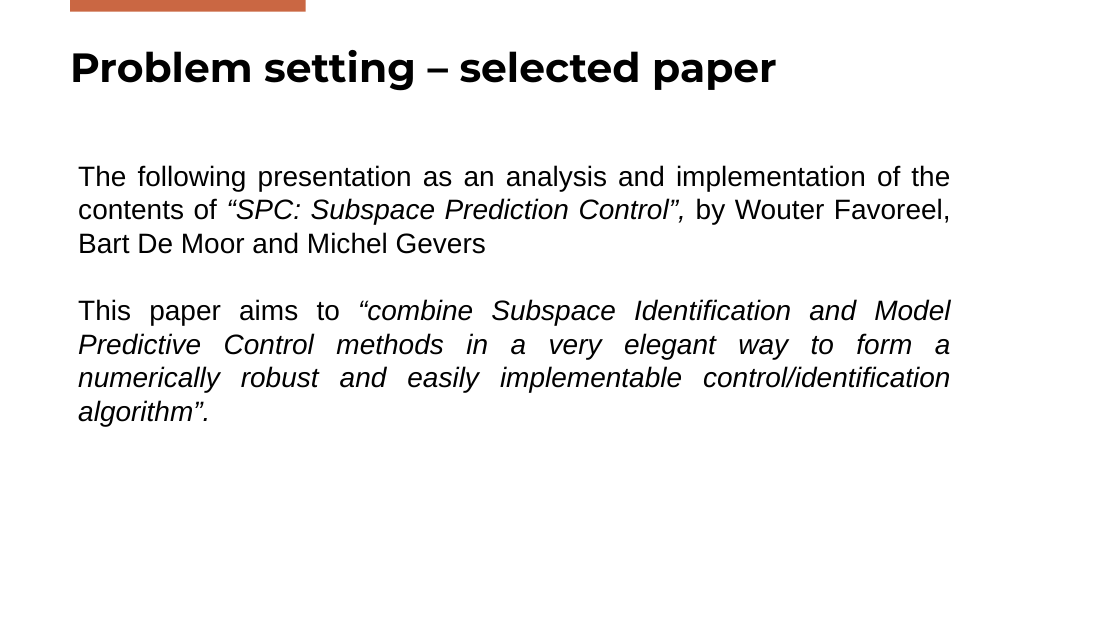
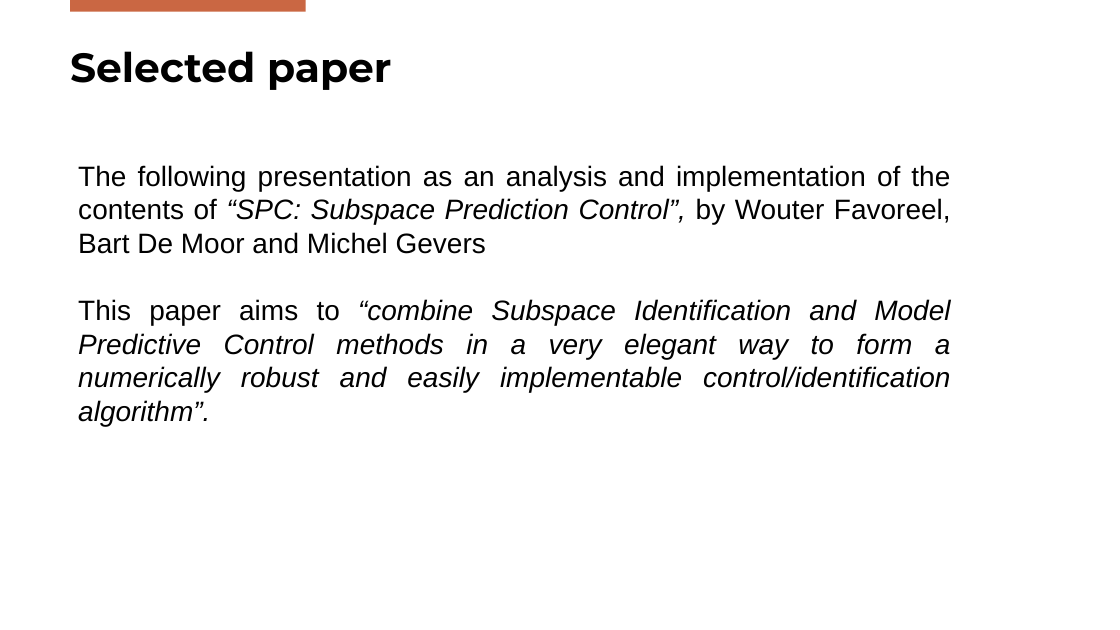
Before and after one commit to Gabriele-Mazzoleni/Progetto_ALES_aa_2025_2026, a slide deck: slide 2 of SPC_Presentation.pptx. Drawn at 1120x630 pixels with LibreOffice and Linux fonts; fonts in the diff are those of the drawing; background and template pictures are left out. Boxes give left, top, right and bottom in pixels: in the first picture for what was removed or moved away, otherwise in the second. Text is boxed around its words. In the diff, an @@ line names an element or a change of style, - is before the commit and + after.

```diff
--- a/SPC_Presentation.pptx
+++ b/SPC_Presentation.pptx
@@ title at [70,51,392,90]: text changed @@
-Problem setting – selected paper
+Selected paper
```
Also in this commit, not shown: 1 other slide changed, 3 slides added, 1 other file.
